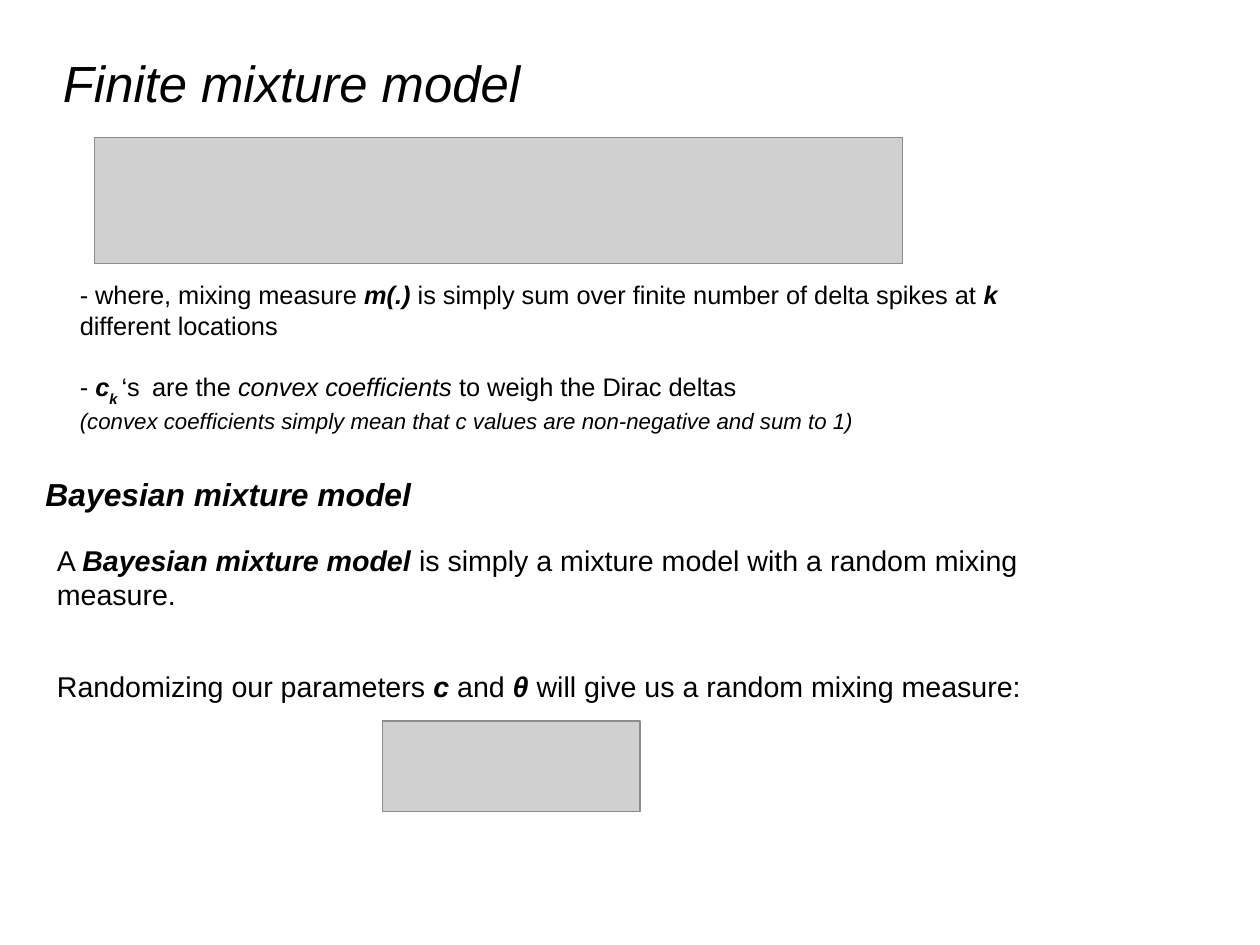
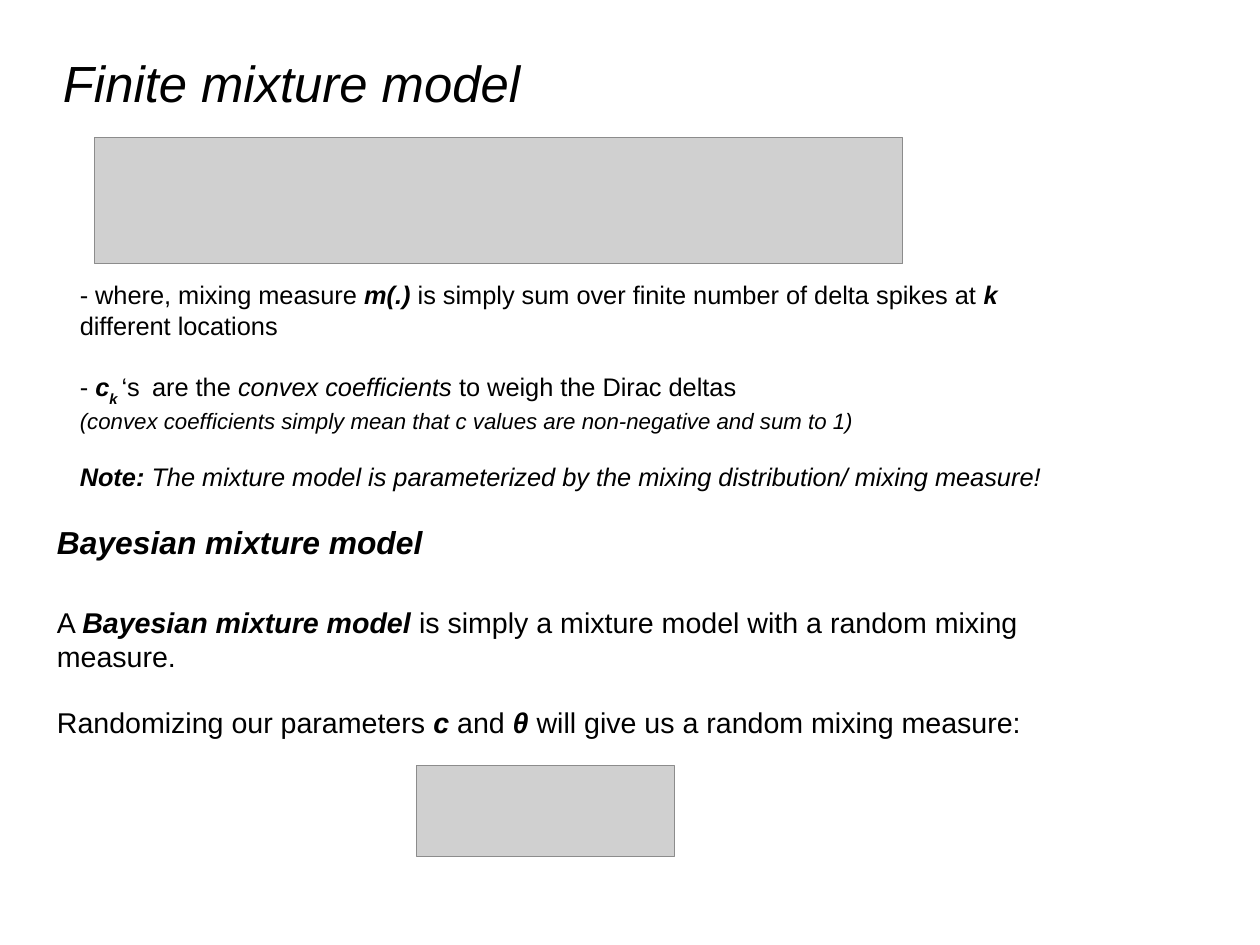
Before and after one commit to afcarl/Dirichlet_Processes, a slide deck: slide 9 of version_2.odp. Drawn at 1260x945 pixels with LibreOffice and Linux fonts; fonts in the diff are those of the drawing; grey boxes stand for pictures. Boxes give left, top, right and bottom in pixels: in the first picture for what was removed or moved away, otherwise in the second. Text is boxed around its words. In the diff, an @@ line names an element or a change of style, - is before the commit and + after.

```diff
--- a/version_2.odp
+++ b/version_2.odp
@@ text at [80,467,1041,491]: paragraph added @@
+Note: The mixture model is parameterized by the mixing distribution/ mixing measure!
@@ text "Bayesian mixture model": place and size @@
-text "Bayesian mixture model" at [45,483,411,511]
+text "Bayesian mixture model" at [57,531,423,560]
@@ text "A Bayesian mixture model is ...": place and size @@
-text "A Bayesian mixture model is ..." at [57,550,1018,606]
+text "A Bayesian mixture model is ..." at [57,612,1018,668]
@@ text "Randomizing our parameters c and ...": place and size @@
-text "Randomizing our parameters c and ..." at [57,676,1021,702]
+text "Randomizing our parameters c and ..." at [57,712,1021,739]
@@ picture: place and size @@
-picture at [382,721,640,812]
+picture at [416,766,675,856]
```
Also in this commit, not shown: 3 other slides changed, 4 slides added, 1 slide removed.
